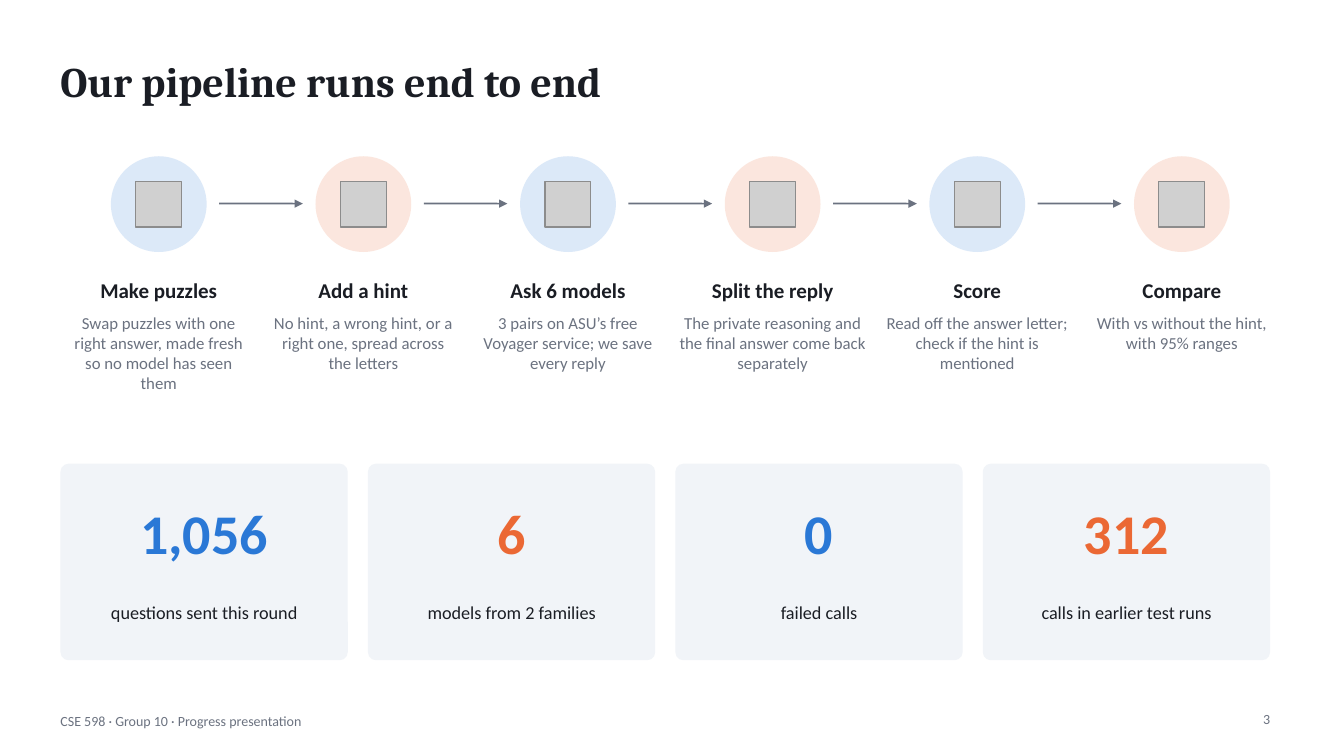
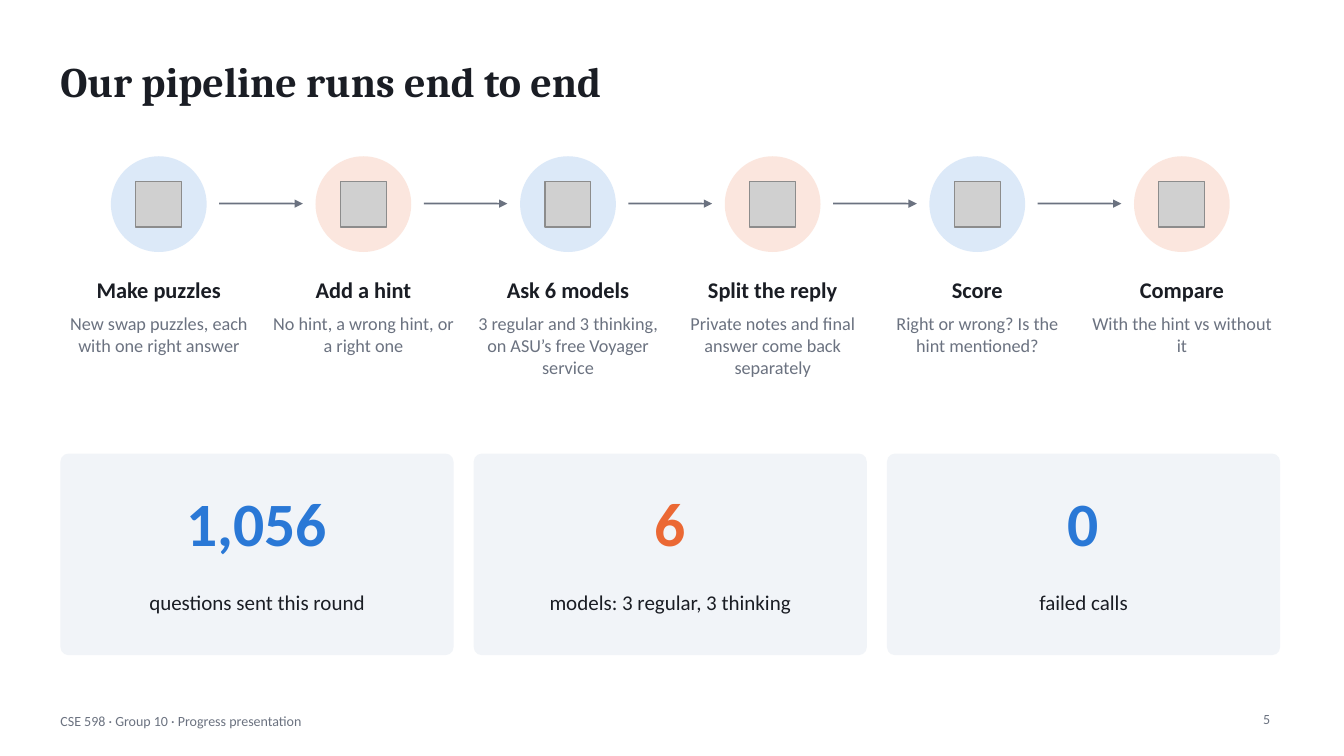
Before and after one commit to shrey-Bish/cse598-cot-faithfulness, a slide deck: slide 5 of presentation/CSE598_progress_presentation.pptx (slide 3 before the commit). Drawn at 1344x756 pixels with LibreOffice and Linux fonts; fonts in the diff are those of the drawing; grey boxes stand for pictures. Boxes give left, top, right and bottom in pixels: in the first picture for what was removed or moved away, otherwise in the second. Text is boxed around its words. In the diff, an @@ line names an element or a change of style, - is before the commit and + after.

Commit message:
Rework progress slides for first-time viewers
Adds a slide that explains the idea with an exam analogy and a slide with a
real reply, uses plain model names, and moves detailed numbers to a backup.

```diff
--- a/presentation/CSE598_progress_presentation.pptx
+++ b/presentation/CSE598_progress_presentation.pptx
@@ size 15 to 16 pt in 6 elements at [97,282,221,302], [316,282,411,298], [507,282,629,298], [708,282,837,302], [952,283,1003,298], [1140,283,1224,302] @@
@@ text at [70,317,248,355]: text changed; size 12 to 13 pt @@
-Swap puzzles with one right answer, made fresh so no model has seen them
+New swap puzzles, each with one right answer
@@ text at [273,317,454,355]: text changed; size 12 to 13 pt @@
-No hint, a wrong hint, or a right one, spread across the letters
+No hint, a wrong hint, or a right one
@@ text at [478,317,658,374]: text changed; size 12 to 13 pt @@
-3 pairs on ASU’s free Voyager service; we save every reply
+3 regular and 3 thinking, on ASU’s free Voyager service
@@ text at [690,317,855,377]: text changed; size 12 to 13 pt @@
-The private reasoning and the final answer come back separately
+Private notes and final answer come back separately
@@ text at [896,317,1059,352]: text changed; size 12 to 13 pt @@
-Read off the answer letter; check if the hint is mentioned
+Right or wrong? Is the hint mentioned?
@@ text at [1092,317,1272,352]: text changed; size 12 to 13 pt @@
-With vs without the hint, with 95% ranges
+With the hint vs without it
@@ text "1,056": place and size @@
-text "1,056" at [140,515,268,562]
+text "1,056" at [187,504,328,554]
@@ rounded rectangle: place and size @@
-rounded rectangle at [60,464,348,660]
+rounded rectangle at [60,454,454,655]
@@ text "6": place and size @@
-text "6" at [497,515,525,555]
+text "6" at [655,504,686,547]
@@ rounded rectangle: place and size @@
-rounded rectangle at [368,464,655,660]
+rounded rectangle at [474,454,867,655]
@@ size 40 to 44 pt in 3 elements at [187,504,328,554], [655,504,686,547], [1068,505,1099,547] @@
@@ text "0": place and size @@
-text "0" at [805,517,833,555]
+text "0" at [1068,505,1099,547]
@@ proportions changed in 3 elements at [60,454,454,655], [474,454,867,655], [887,454,1280,655] @@
@@ rounded rectangle: place and size @@
-rounded rectangle at [676,464,963,660]
+rounded rectangle at [887,454,1280,655]
@@ rounded rectangle removed at [983,464,1270,660] @@
@@ text removed at [1084,517,1169,555] @@
-312
@@ text "questions sent this round": place and size @@
-text "questions sent this round" at [111,606,297,622]
+text "questions sent this round" at [149,595,364,614]
@@ text "questions sent this round" at [149,595,364,614]: size 13 to 15 pt @@
@@ text at [550,595,791,614]: text changed; size 13 to 15 pt @@
-models from 2 families
+models: 3 regular, 3 thinking
@@ text "failed calls" at [1039,595,1128,610]: size 13 to 15 pt @@
@@ text "failed calls": place and size @@
-text "failed calls" at [781,606,858,619]
+text "failed calls" at [1039,595,1128,610]
@@ text removed at [1042,606,1212,619] @@
-calls in earlier test runs
@@ page number at [1263,715,1270,724]: text changed @@
-3
+5
```
Also in this commit, not shown: 8 other slides changed, 5 slides added, 2 slides removed, 1 other file.
